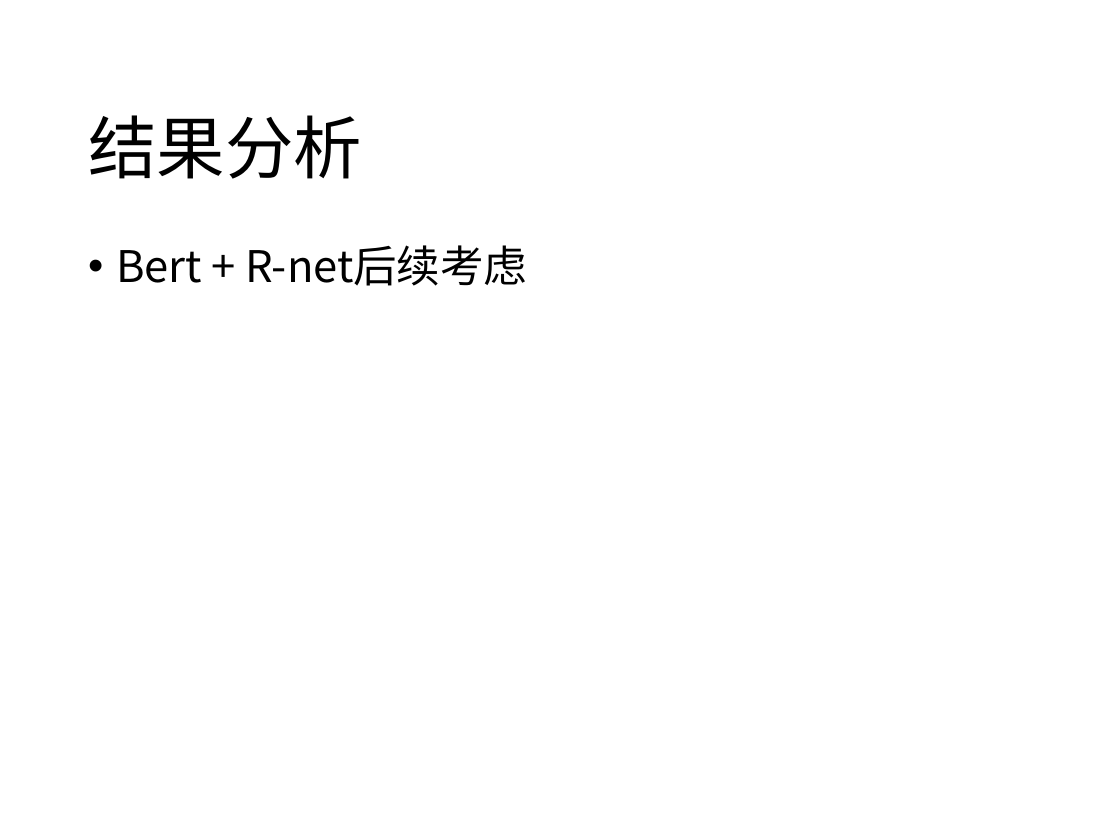
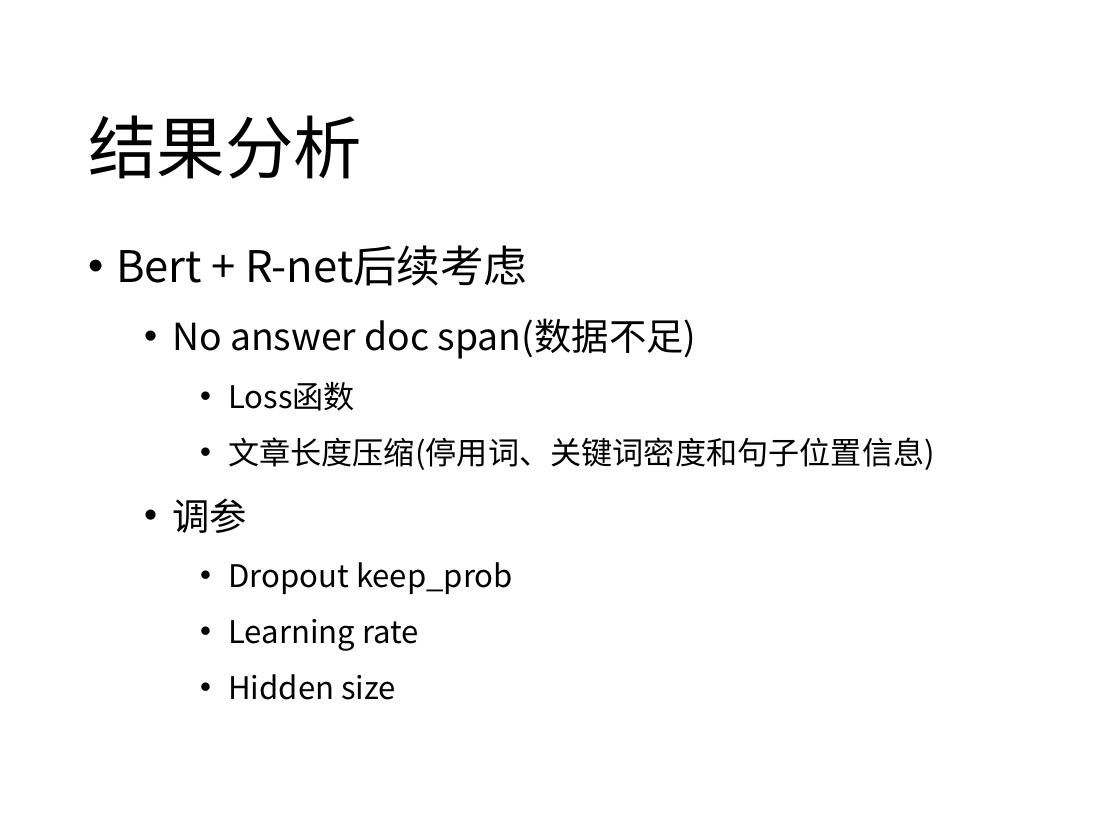
Before and after one commit to iseesaw/MRC, a slide deck: slide 14 of 0424.pptx (slide 11 before the commit). Drawn at 1120x840 pixels with LibreOffice and Linux fonts; fonts in the diff are those of the drawing. Boxes give left, top, right and bottom in pixels: in the first picture for what was removed or moved away, otherwise in the second. Text is boxed around its words. In the diff, an @@ line names an element or a change of style, - is before the commit and + after.

```diff
--- a/0424.pptx
+++ b/0424.pptx
@@ text at (172, 318, 935, 700): paragraphs added @@
+  • No answer doc span(数据不足)
+    • Loss函数
+    • 文章长度压缩(停用词、关键词密度和句子位置信息)
+  • 调参
+    • Dropout keep_prob
+    • Learning rate
+    • Hidden size
```
Also in this commit, not shown: 7 other slides changed, 4 slides added, 1 other file.
